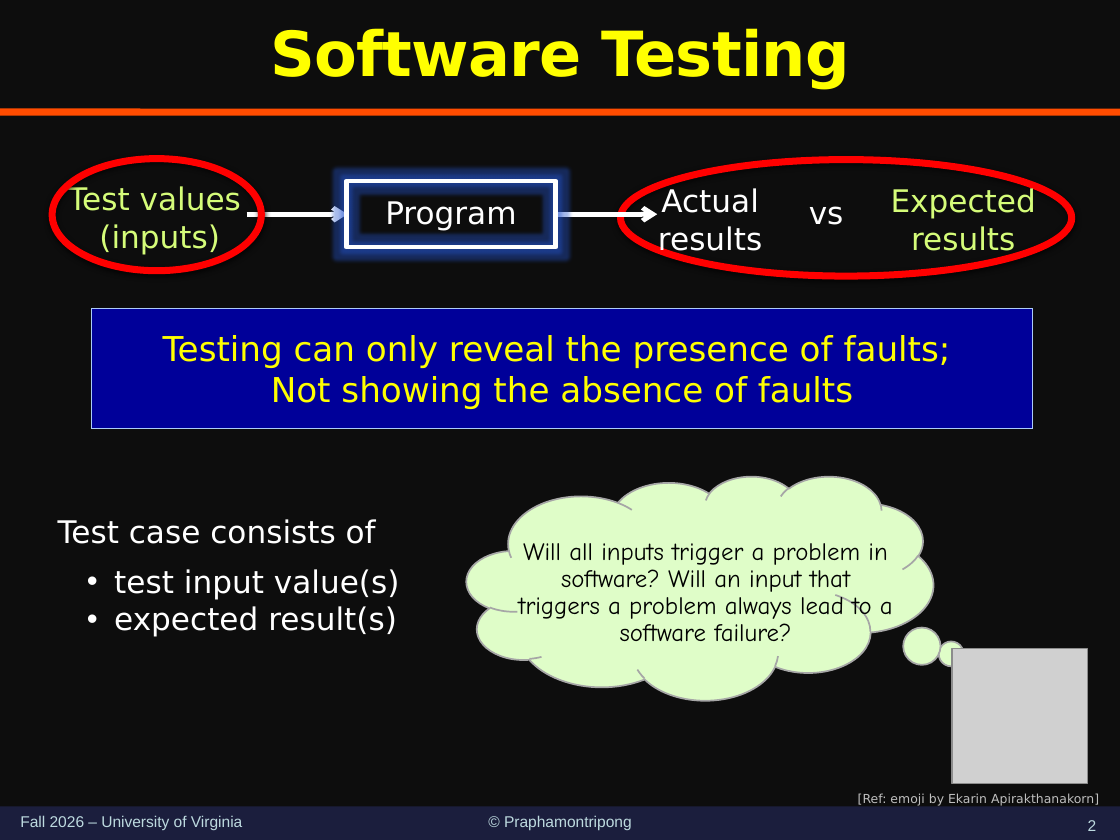
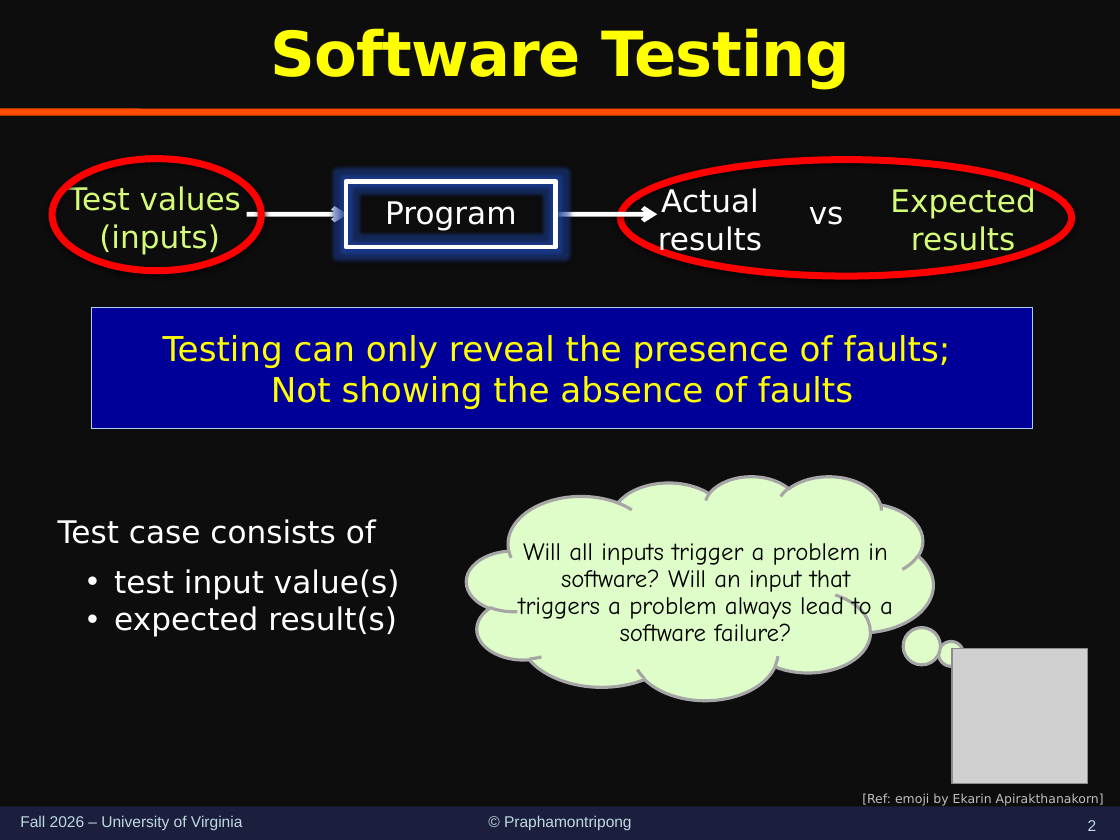
Before and after one commit to wenxiwang/wenxiwang.github.io, a slide deck: slide 2 of st-3250-schedule/slides/3250meet09-FaultsErrorsFailures.pptx. Drawn at 1120x840 pixels with LibreOffice and Linux fonts; fonts in the diff are those of the drawing; grey boxes stand for pictures. Boxes give left, top, right and bottom in pixels: in the first picture for what was removed or moved away, otherwise in the second. Text is boxed around its words. In the diff, an @@ line names an element or a change of style, - is before the commit and + after.

```diff
--- a/st-3250-schedule/slides/3250meet09-FaultsErrorsFailures.pptx
+++ b/st-3250-schedule/slides/3250meet09-FaultsErrorsFailures.pptx
@@ rectangle at (x1=346, y1=181, x2=556, y2=248): shadow on @@
@@ arrow removed from (246, 214) to (347, 214) @@
@@ freeform shape added at (x1=246, y1=214, x2=347, y2=214), outline #FFFFFF 3 pt @@
@@ arrow removed from (557, 214) to (657, 214) @@
@@ freeform shape added at (x1=557, y1=214, x2=657, y2=214), outline #FFFFFF 3 pt @@
@@ thought cloud at (x1=467, y1=476, x2=934, y2=700): outline #A6A6A6 1.1 pt to #A6A6A6 2 pt @@
@@ text "Will all inputs trigger a ..." rewrapped from (x1=518, y1=543, x2=893, y2=642) to (x1=518, y1=543, x2=893, y2=622) @@
@@ text "[Ref: emoji by Ekarin Apirakthanakorn]" moved from (x1=858, y1=793, x2=1099, y2=806) to (x1=862, y1=793, x2=1104, y2=806) @@
```
Also in this commit, not shown: 9 other slides changed, 2 slides added, 1 other file.
